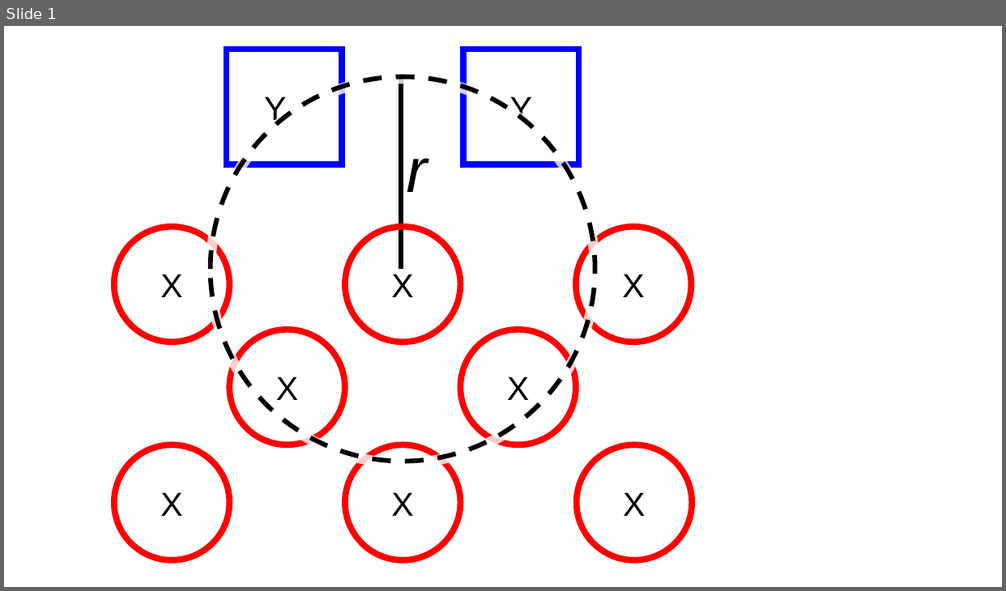
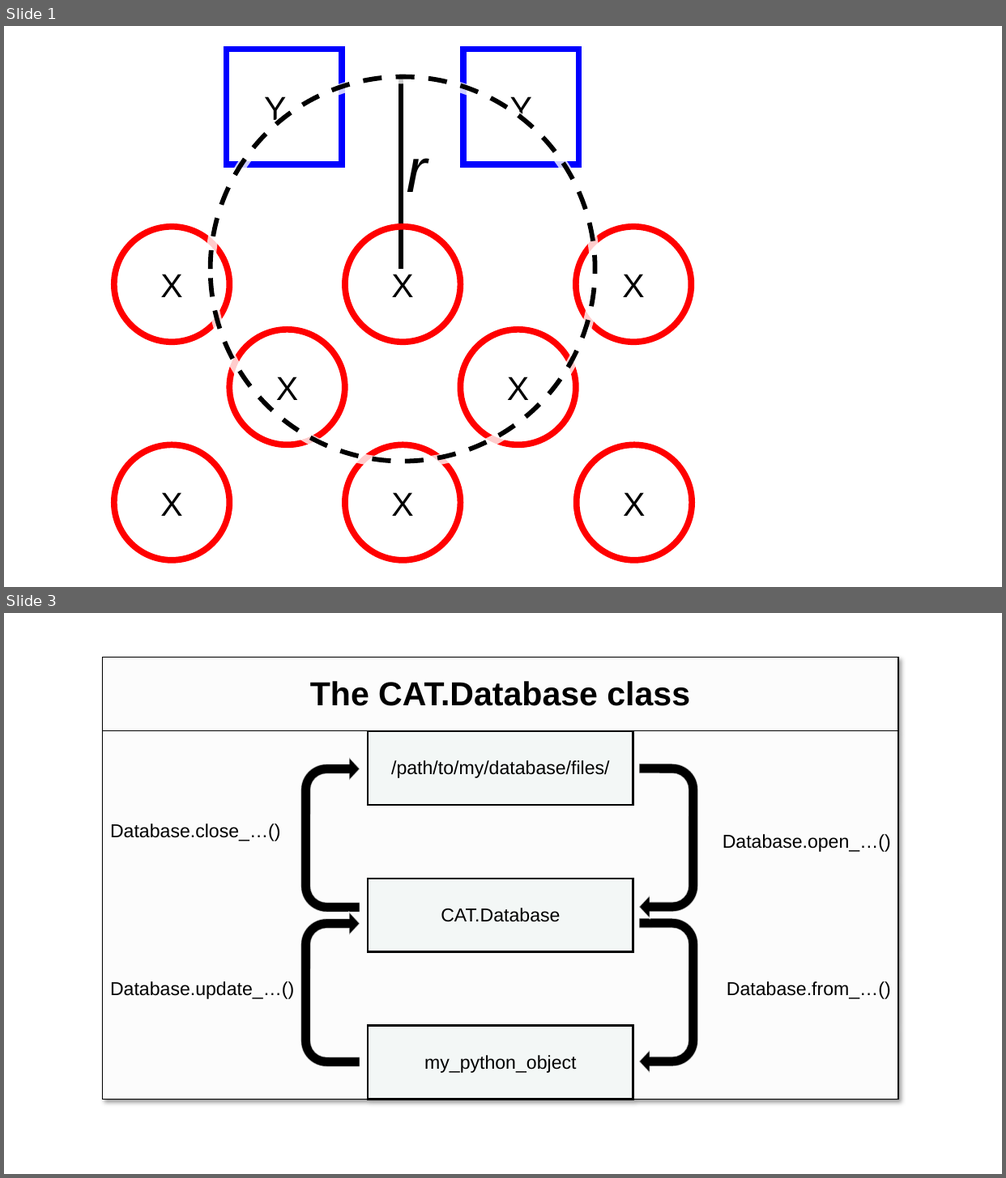
Before and after one commit to nlesc-nano/CAT, a slide deck: docs/_images/images.pptx. Shown one above the other, each under a label of ours: slide 1 before the commit, slides 1 and 3 after it; the slides between them are not shown. The pictures are 1006x591 and 1006x1178 pixels, drawn with LibreOffice and Linux fonts; fonts in the diff are those of the drawing. Boxes give left, top, right and bottom in pixels: in the first picture for what was removed or moved away, otherwise in the second. Text is boxed around its words. In the diff, an @@ line names an element or a change of style, - is before the commit and + after.

```diff
--- a/docs/_images/images.pptx
+++ b/docs/_images/images.pptx
@@ slide 3 added at (4,613,1002,1174), background #FFFFFF @@
@@ table added at (103,658,898,1100), 6 rows, 3 columns @@
+The CAT.Database class |  | 
+ | /path/to/my/database/files/ | 
+Database.close_…() |  | Database.open_…()
+ | CAT.Database | 
+Database.update_…() |  | Database.from_…()
+ | my_python_object | 
@@ uturn arrow added at (301,757,360,913), fill #000000, outline #FFFFFF 1 pt @@
@@ uturn arrow added at (640,764,699,918), fill #000000, outline #FFFFFF 1 pt @@
@@ uturn arrow added at (301,913,360,1067), fill #000000, outline #FFFFFF 1 pt @@
@@ uturn arrow added at (640,918,699,1073), fill #000000, outline #FFFFFF 1 pt @@
```
Also in this commit, not shown: 1 other slide added, 3 other files.
